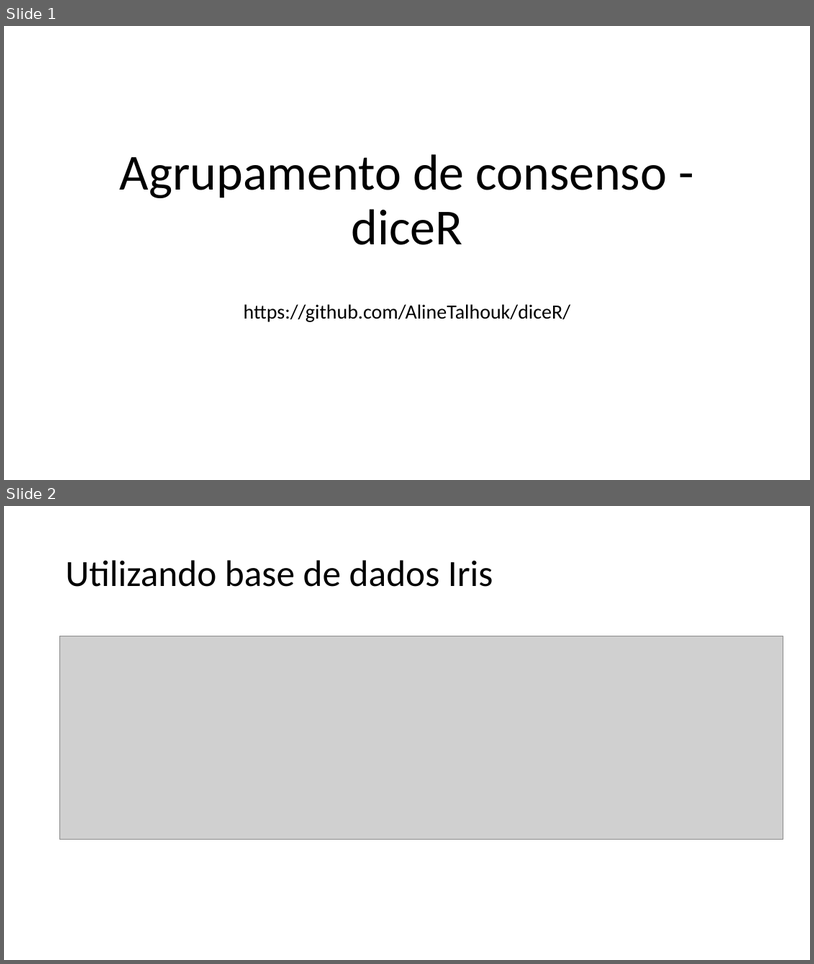
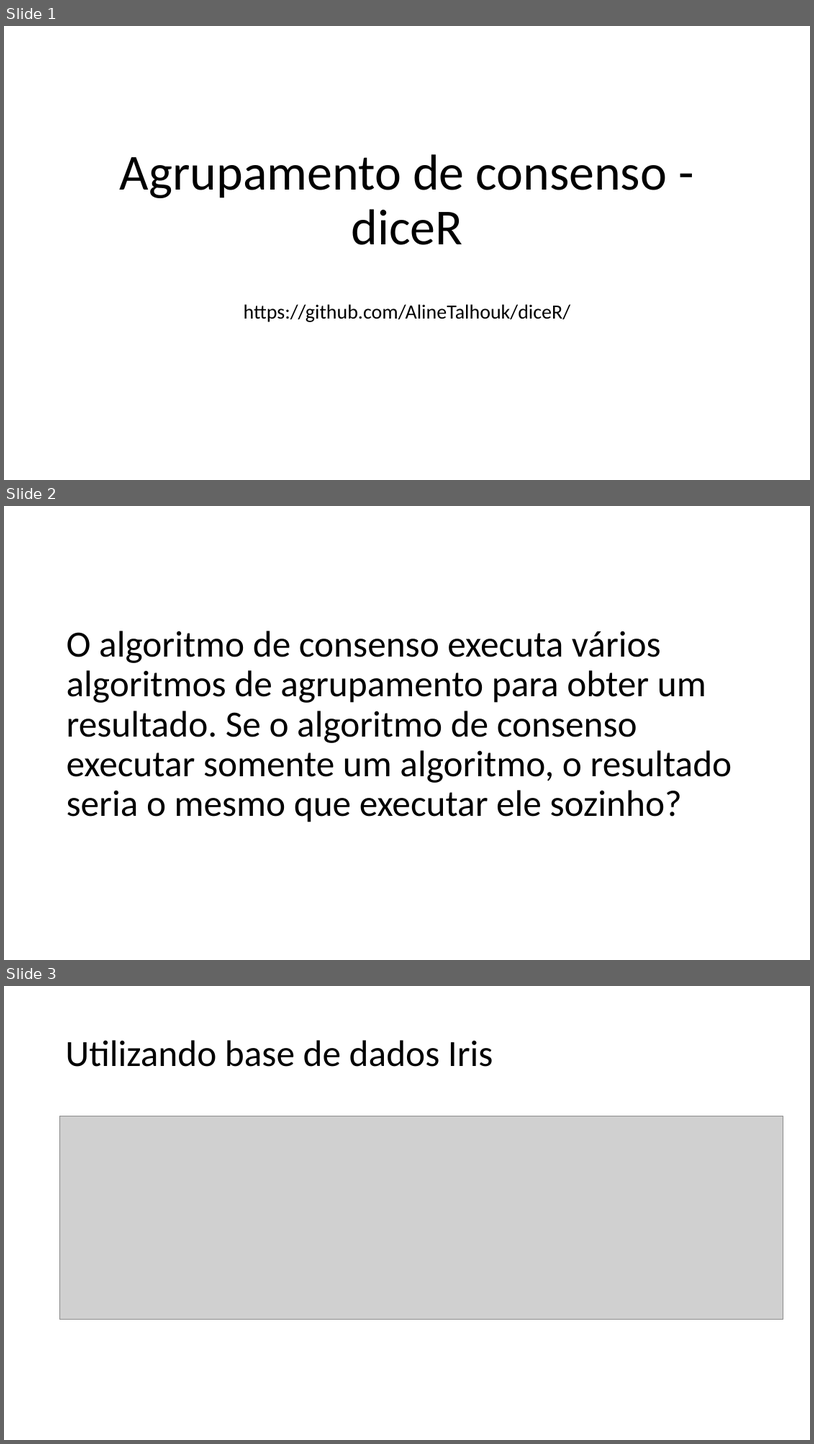
Before and after one commit to alciomarhollanda/clustering, a slide deck: Estudo/Orientação - Agrupamento de Consenso.pptx. Shown one above the other, each under a label of ours: slides 1 and 2 before the commit, slides 1, 2 and 3 after it. The pictures are 814x964 and 814x1444 pixels, drawn with LibreOffice and Linux fonts; fonts in the diff are those of the drawing; grey boxes stand for pictures. Boxes give left, top, right and bottom in pixels: in the first picture for what was removed or moved away, otherwise in the second. Text is boxed around its words. In the diff, an @@ line names an element or a change of style, - is before the commit and + after.

```diff
--- a/Estudo/Orientação - Agrupamento de Consenso.pptx
+++ b/Estudo/Orientação - Agrupamento de Consenso.pptx
@@ slide 2 added at (x1=4, y1=506, x2=810, y2=960), background #FFFFFF @@
@@ title added at (x1=67, y1=631, x2=733, y2=822), 44 pt, text #000000 @@
+O algoritmo de consenso executa vários algoritmos de agrupamento para obter um resultado. Se o algoritmo de consenso executar somente um algoritmo, o resultado seria o mesmo que executar ele sozinho?
@@ what was slide 2 is now slide 3 @@
```
Also in this commit, not shown: 2 other slides added, 12 other files.
